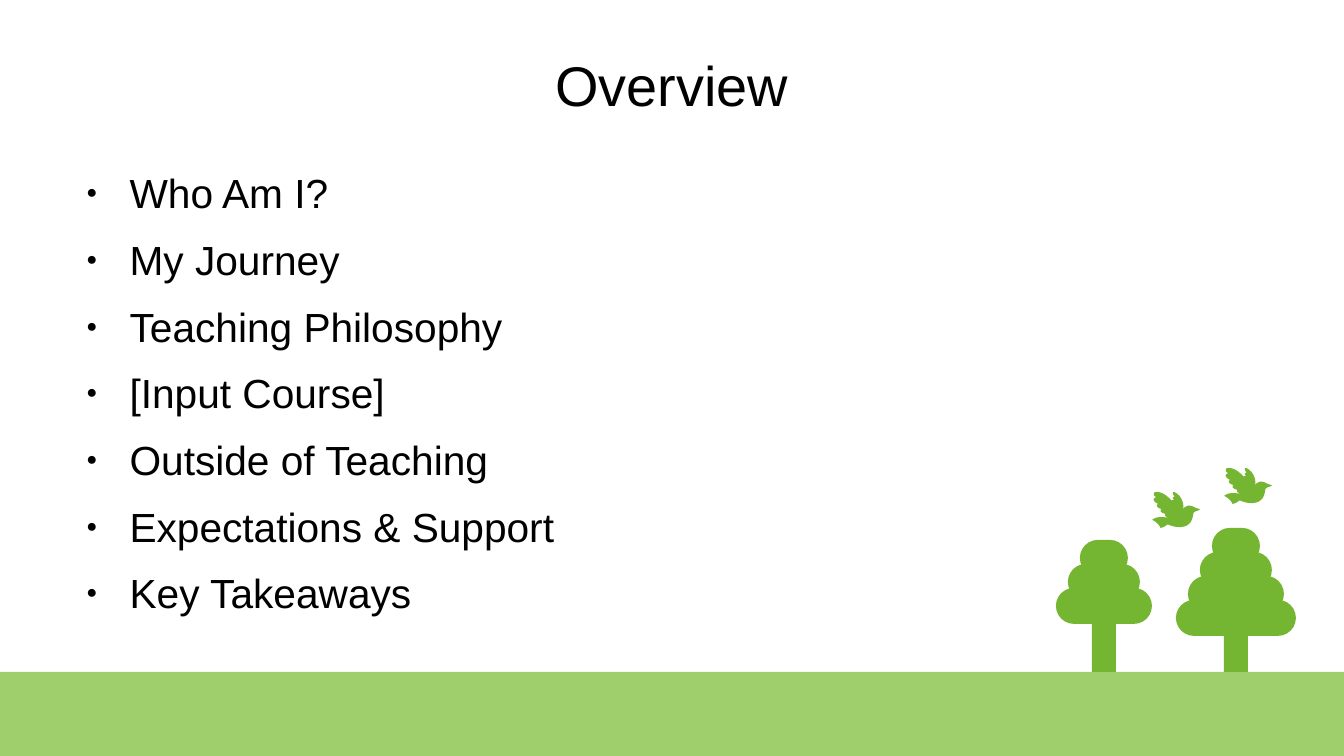
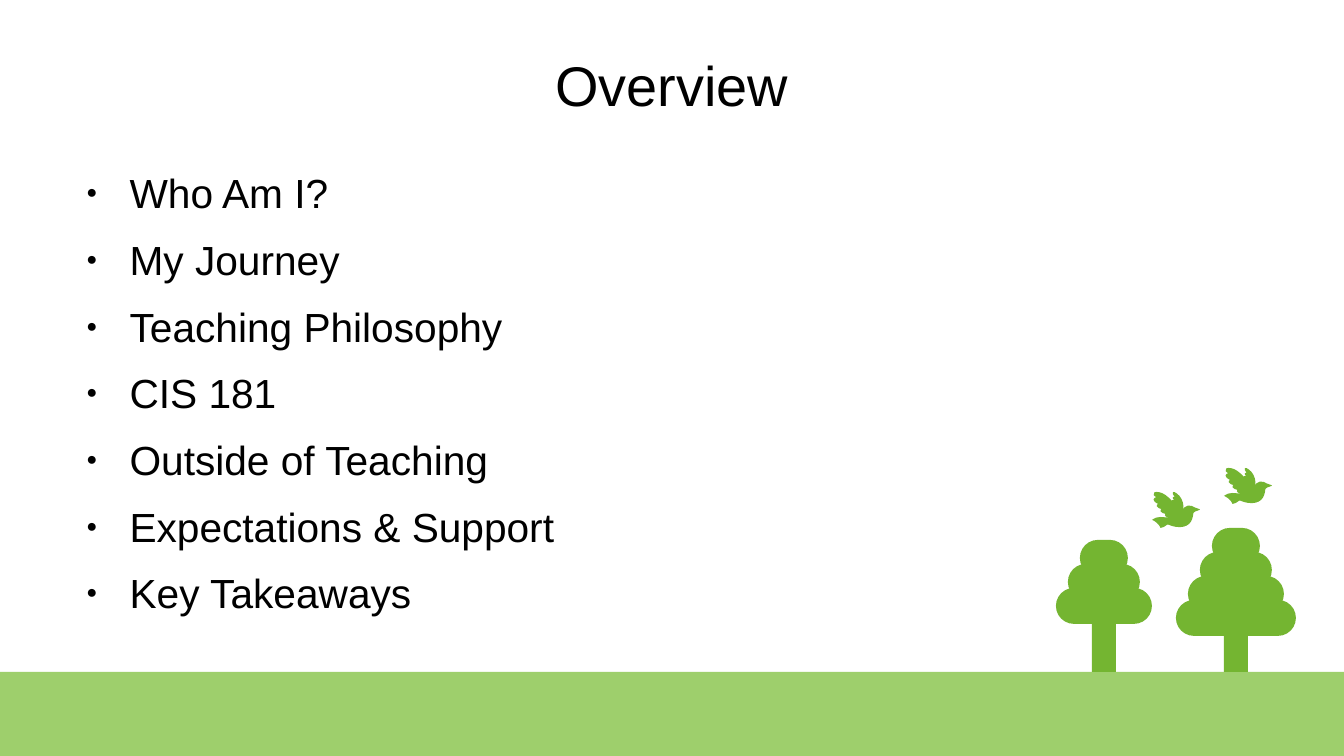
Before and after one commit to xXxSpicyBoiiixXx/CIS-181, a slide deck: slide 2 of Introductions.odp. Drawn at 1344x756 pixels with LibreOffice and Linux fonts; fonts in the diff are those of the drawing. Boxes give left, top, right and bottom in pixels: in the first picture for what was removed or moved away, otherwise in the second. Text is boxed around its words. In the diff, an @@ line names an element or a change of style, - is before the commit and + after.

```diff
--- a/Introductions.odp
+++ b/Introductions.odp
@@ text at [130,379,277,409]: text changed @@
-● [Input Course]
+● CIS 181
```
Also in this commit, not shown: 2 other slides changed, 2 slides added, 1 slide removed, 6 other files.
